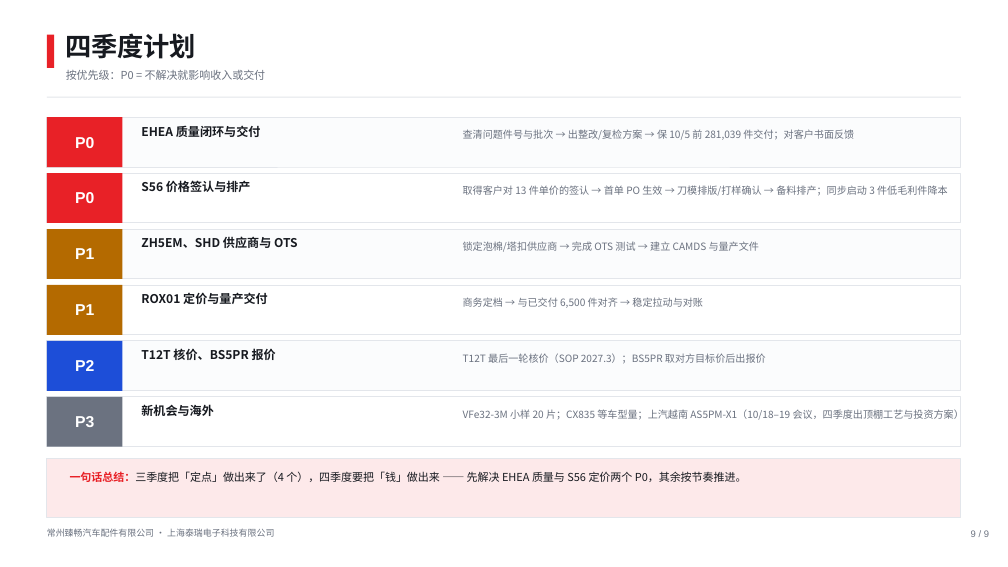
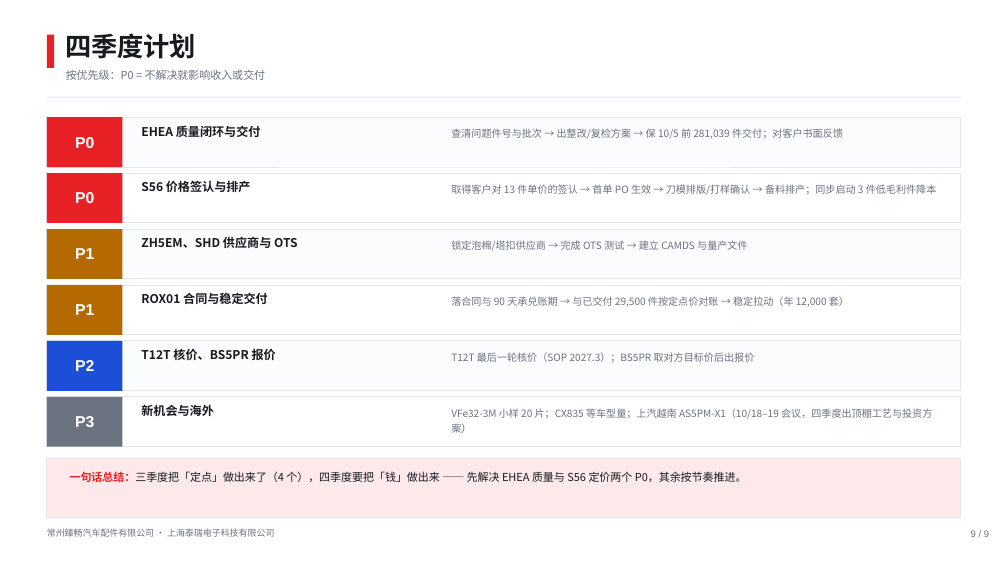
Before and after one commit to Ranmao-pinapple/team-dashboard, a slide deck: slide 9 of files/臻畅-2026Q3-项目汇报-浅色版-20261018.pptx. Drawn at 1008x567 pixels with LibreOffice and Linux fonts; fonts in the diff are those of the drawing. Boxes give left, top, right and bottom in pixels: in the first picture for what was removed or moved away, otherwise in the second. Text is boxed around its words. In the diff, an @@ line names an element or a change of style, - is before the commit and + after.

```diff
--- a/files/臻畅-2026Q3-项目汇报-浅色版-20261018.pptx
+++ b/files/臻畅-2026Q3-项目汇报-浅色版-20261018.pptx
@@ text "查清问题件号与批次 → 出整改/复检方案 → 保 ...": place and size @@
-text "查清问题件号与批次 → 出整改/复检方案 → 保 ..." at [463,129,854,140]
+text "查清问题件号与批次 → 出整改/复检方案 → 保 ..." at [451,128,843,139]
@@ text "取得客户对 13 件单价的签认 → 首单 ...": place and size @@
-text "取得客户对 13 件单价的签认 → 首单 ..." at [463,185,948,196]
+text "取得客户对 13 件单价的签认 → 首单 ..." at [451,184,937,195]
@@ text "锁定泡棉/塔扣供应商 → 完成 OTS 测试 ...": place and size @@
-text "锁定泡棉/塔扣供应商 → 完成 OTS 测试 ..." at [463,241,759,252]
+text "锁定泡棉/塔扣供应商 → 完成 OTS 测试 ..." at [451,240,747,251]
@@ text at [141,292,268,304]: text changed @@
-ROX01 定价与量产交付
+ROX01 合同与稳定交付
@@ text at [451,296,849,307]: text changed @@
-商务定档 → 与已交付 6,500 件对齐 → 稳定拉动与对账
+落合同与 90 天承兑账期 → 与已交付 29,500 件按定点价对账 → 稳定拉动（年 12,000 套）
@@ text "T12T 最后一轮核价（SOP 2027.3）；BS5PR 取对方目标价后出报价": place and size @@
-text "T12T 最后一轮核价（SOP 2027.3）；BS5PR 取对方目标价后出报价" at [463,353,766,364]
+text "T12T 最后一轮核价（SOP 2027.3）；BS5PR 取对方目标价后出报价" at [451,352,755,362]
@@ text "VFe32-3M 小样 20 片；CX835 等车型量；上汽越南 ..." rewrapped from [463,409,964,420] to [451,408,932,433] @@
```
Also in this commit, not shown: 3 other slides changed, 3 other files.
